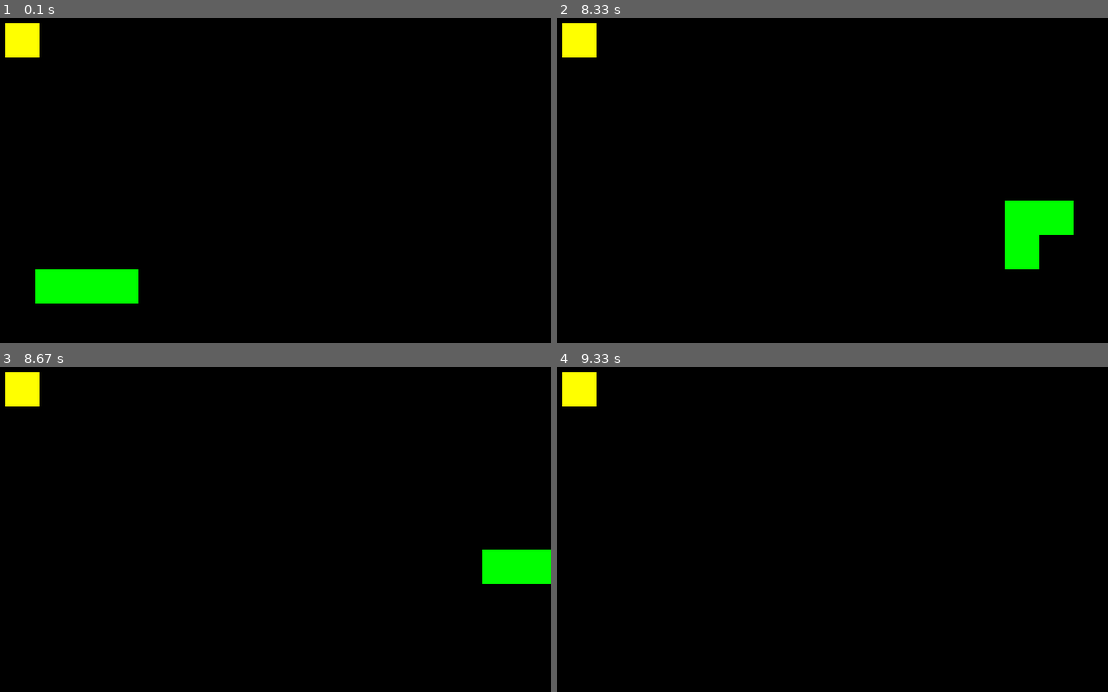
Above: before the commit, frames 1-4 (two rows, left to right).
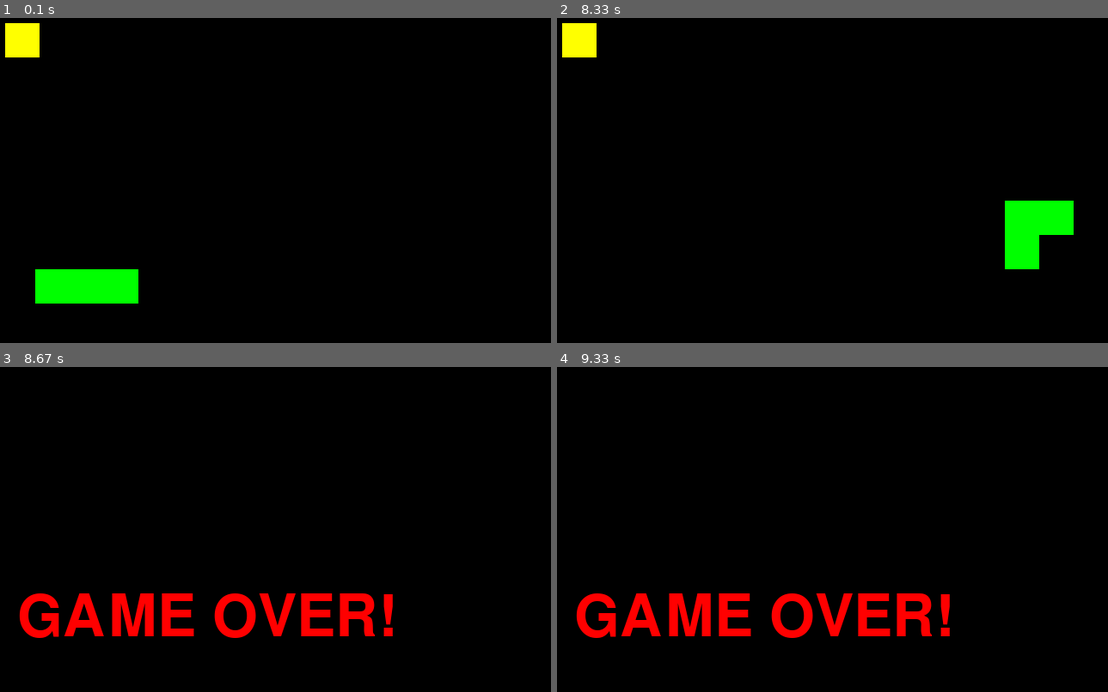
Above: after the commit, the same moments.

Repository: temich719/pygame
Game: pygame game, started from main.py
Two runs of this game, one before a commit and one after it. Both use one fixed random seed, a clock stepped at 60 frames per second and the inputs below.
Inputs:
- Up to frame 1 (0.1 s): no input
- Up to frame 2 (8.33 s): hold Right 0.33-0.8 s; hold Up 0.83-1.3 s; hold Right 1.33-1.8 s; hold Down 2.4-2.7 s; hold Left 2.73-3.13 s; hold Up 3.17-3.53 s; hold Right 3.57-4.2 s; hold Down 4.23-4.6 s; hold Left 4.63-5.1 s; hold Up 5.63-5.93 s; hold Right 5.97-6.43 s; hold Down 7.03-7.33 s; hold Left 7.37-7.77 s; hold Up 7.8-8.17 s; hold Right from 8.2 s (still down)
- Up to frame 3 (8.67 s): keep holding Right
- Up to frame 4 (9.33 s): release Right at 8.83 s

Frames 1-2 are identical in both runs. In frame 3, 6.5% of the frame differs, in the area x 0-100%, y 1-84%; in frame 4, 5.2%.

Commit message:
added game over condition when snake is out of screen

Diff:
--- a/main.py
+++ b/main.py
@@ -17,6 +17,11 @@
 running = True
 
 score_font = pygame.font.Font(None, 36)
+game_over_font = pygame.font.Font(None, 100)
+text = game_over_font.render("GAME OVER!", True, (255, 0, 0))
+text_rect = text.get_rect()
+text_rect.center = (SCREEN_WIDTH // 2, SCREEN_HEIGHT // 2)
+
 pygame.mouse.set_visible(False)
 
 SCREEN_UPDATE = pygame.USEREVENT
@@ -29,6 +34,9 @@
 def terminate():
     pygame.quit()
     sys.exit()
+
+
+GAME_OVER = False
 
 
 while running:
@@ -53,14 +61,24 @@
                 snake.change_direction(Vector2(0, 1))
 
     screen.fill((0, 0, 0))
-    snake.draw_snake(screen)
-    fruit.draw_fruit(screen)
 
-    distance = (snake.get_head_pos() - fruit.get_pos()).length()
+    if GAME_OVER:
+        screen.blit(text, text_rect)
+    else:
+        snake.draw_snake(screen)
+        fruit.draw_fruit(screen)
+
+    snake_pos = snake.get_head_pos()
+
+    # this is shit in def
+    distance = (snake_pos - fruit.get_pos()).length()
     if distance < snake.get_cell_size():
         snake_eat_sound.play()
         fruit.change_pos()
         snake.add_block()
 
+    if snake_pos.x < 0 or snake_pos.x > SCREEN_WIDTH - snake.get_cell_size() or snake_pos.y < 0 or snake_pos.y > SCREEN_HEIGHT - snake.get_cell_size():
+        GAME_OVER = True
+
     pygame.display.flip()
     clock.tick(60)
